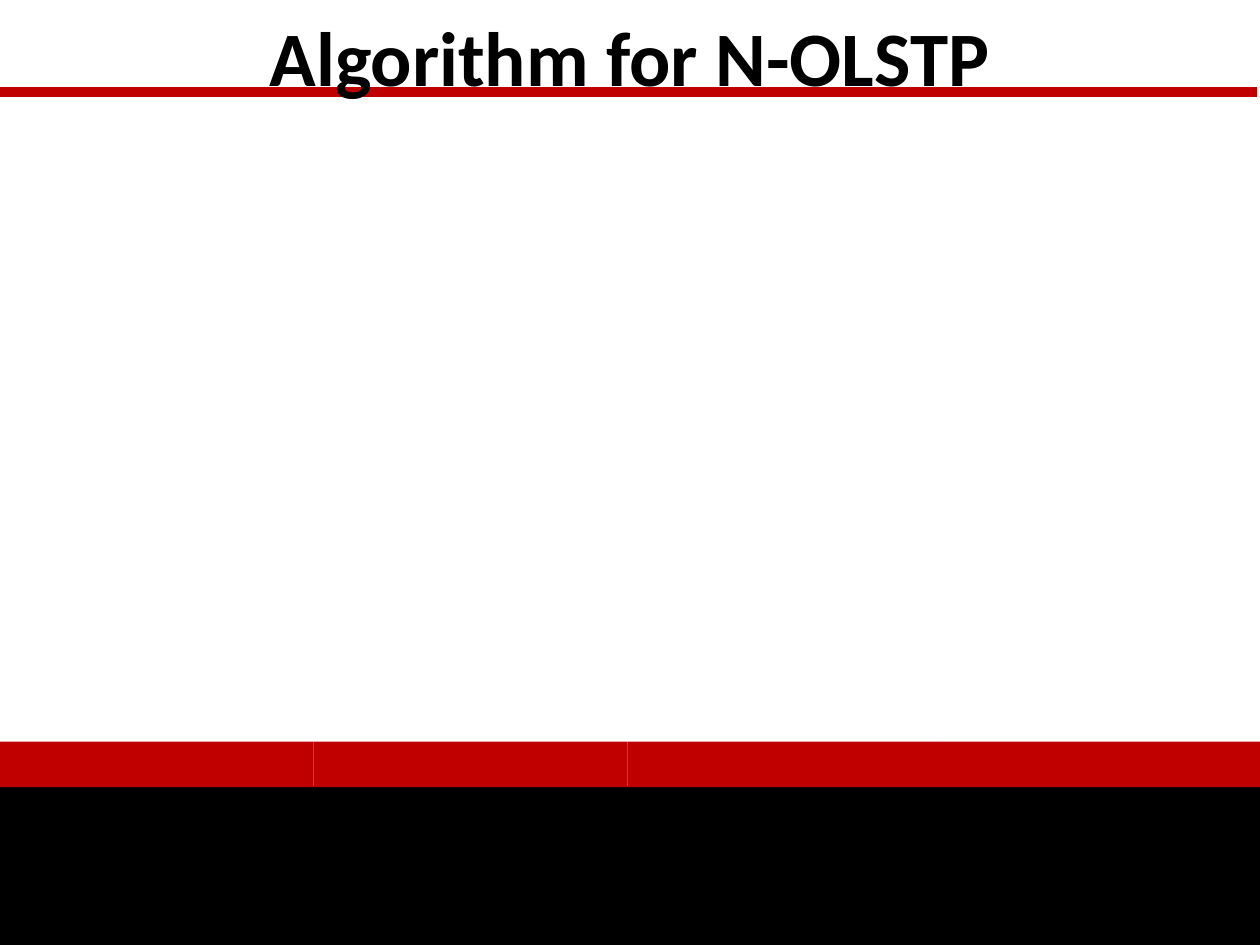
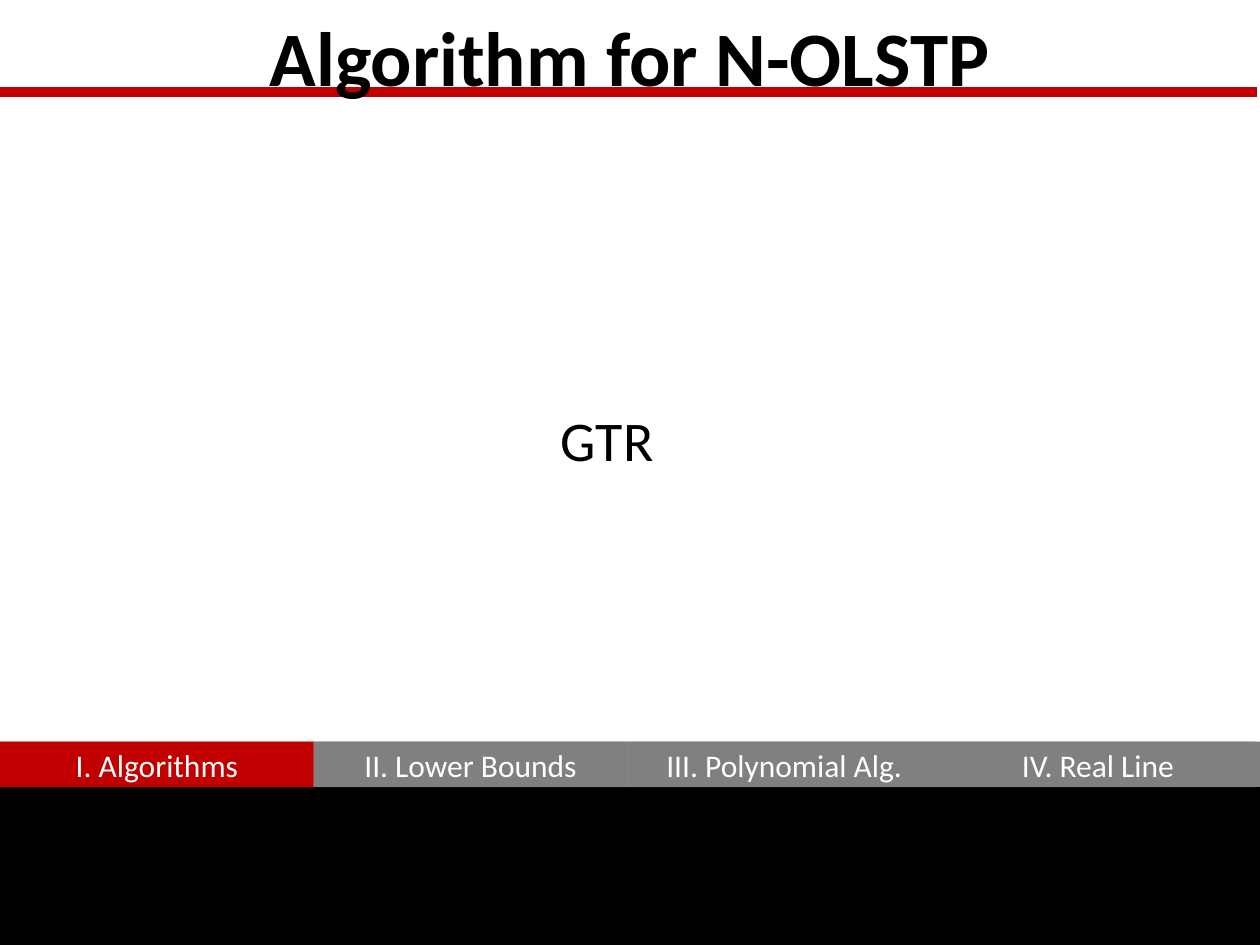
Before and after one commit to GraffL/talk-online-tsp, a slide deck: slide 6 of Präsentation43.pptx (slide 5 before the commit). Drawn at 1260x945 pixels with LibreOffice and Linux fonts; fonts in the diff are those of the drawing. Boxes give left, top, right and bottom in pixels: in the first picture for what was removed or moved away, otherwise in the second. Text is boxed around its words. In the diff, an @@ line names an element or a change of style, - is before the commit and + after.

```diff
--- a/Präsentation43.pptx
+++ b/Präsentation43.pptx
@@ text added at <box>561,424,654,462</box>, 32 pt, text #000000 @@
+GTR
@@ rectangle added at <box>0,742,314,788</box>, fill #C00000, 18 pt, text #FFFFFF @@
+I. Algorithms
@@ rectangle added at <box>314,742,627,788</box>, fill #808080, 18 pt, text #FFFFFF @@
+II. Lower Bounds
@@ rectangle added at <box>627,742,941,788</box>, fill #808080, 18 pt, text #FFFFFF @@
+III. Polynomial Alg.
@@ fill #C00000 to #808080 in 4 elements at <box>0,742,314,788</box>, <box>314,742,627,788</box>, <box>627,742,941,788</box>, <box>941,742,1260,788</box> @@
@@ rectangle added at <box>941,742,1255,788</box>, fill #808080, 18 pt, text #FFFFFF @@
+IV. Real Line
```
Also in this commit, not shown: 2 other slides changed, 13 slides added, 1 slide removed.
